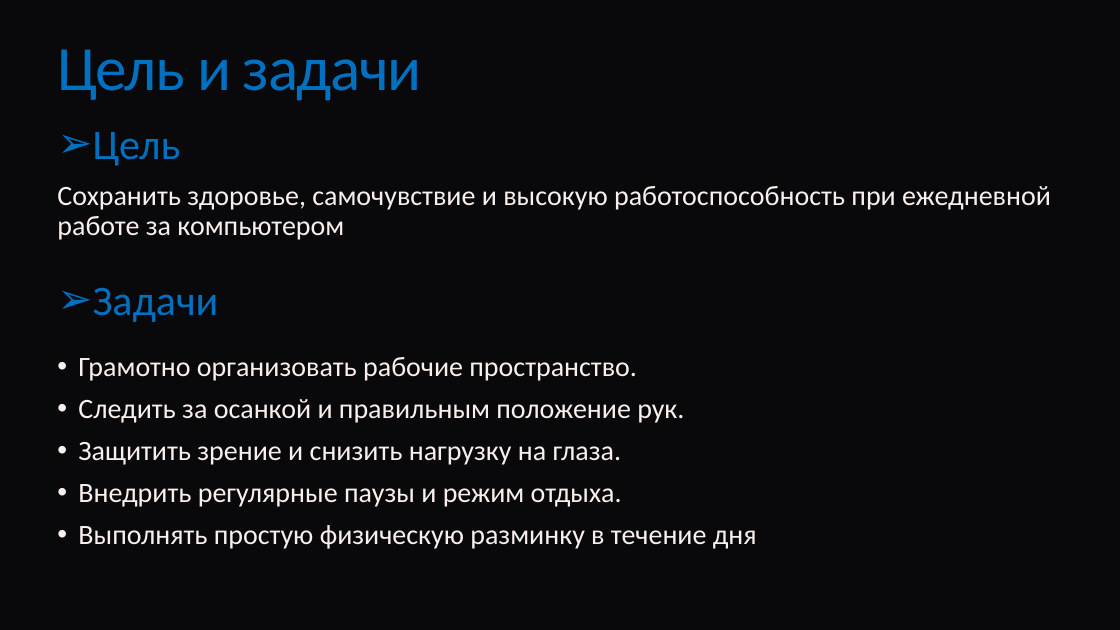
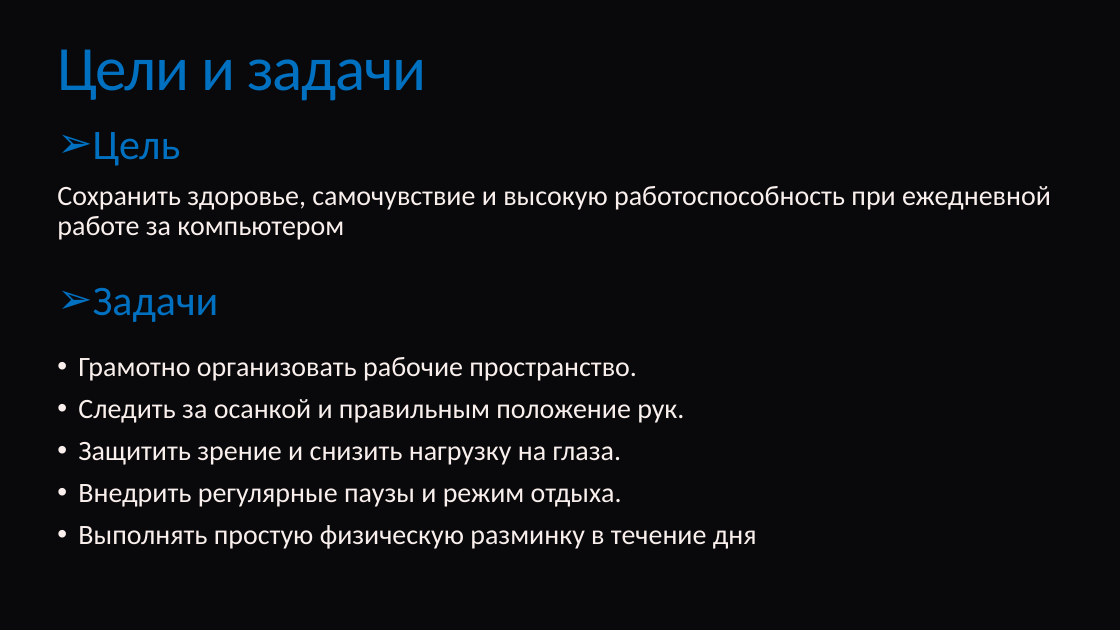
Before and after one commit to igorcovooo-prog/Quantum, a slide deck: slide 2 of Как правильно работать с компьютером, чтобы не.pptx. Drawn at 1120x630 pixels with LibreOffice and Linux fonts; fonts in the diff are those of the drawing. Boxes give left, top, right and bottom in pixels: in the first picture for what was removed or moved away, otherwise in the second. Text is boxed around its words. In the diff, an @@ line names an element or a change of style, - is before the commit and + after.

```diff
--- a/Как правильно работать с компьютером, чтобы не.pptx
+++ b/Как правильно работать с компьютером, чтобы не.pptx
@@ title at [57,49,426,101]: text changed @@
-Цель и задачи
+Цели и задачи
```
Also in this commit, not shown: 5 other slides changed.
